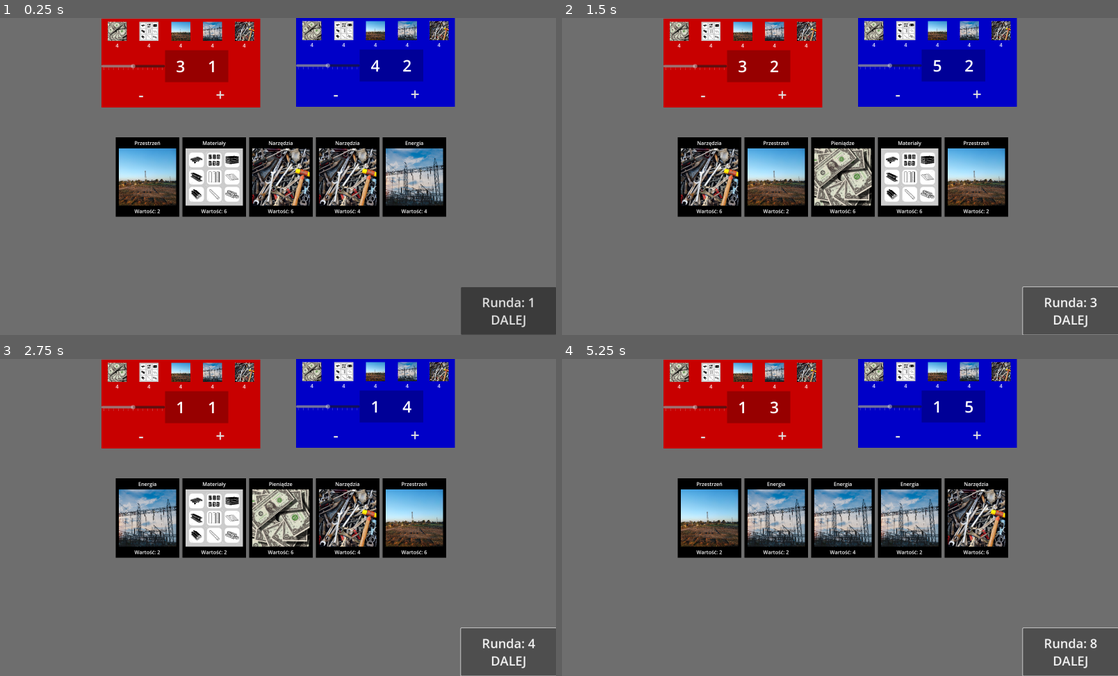
Above: before the commit, frames 1-4 (two rows, left to right).
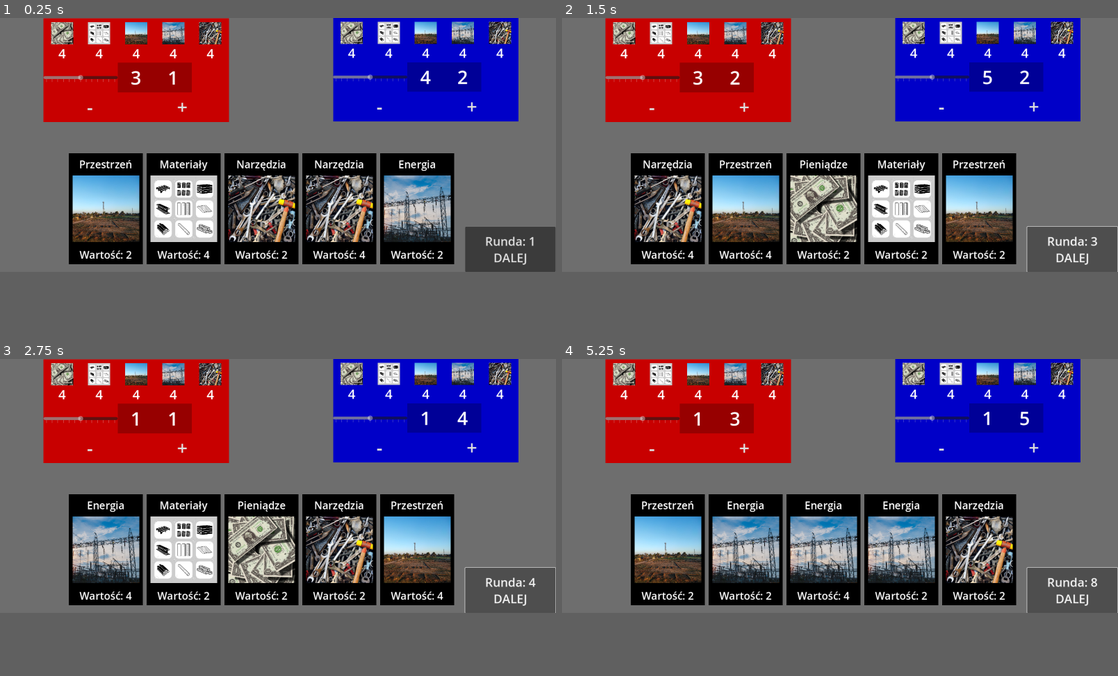
Above: after the commit, the same moments.

Repository: KonradKamilChwalowski/philanthropy-0.2
Game: Godot game, scene res://main_scenes/game_session_scene.tscn
Same seed, same stepped clock (60 frames per second), same inputs: the game is played once before the commit and once after it.
Inputs:
- Up to frame 1 (0.25 s): no input
- Up to frame 2 (1.5 s): click "Runda: 1 DALEJ" at 0.5 s; click "Runda: 2 DALEJ" at 1.25 s
- Up to frame 3 (2.75 s): click "Runda: 3 DALEJ" at 2 s
- Up to frame 4 (5.25 s): click "Runda: 4 DALEJ" at 2.75 s; click "Runda: 5 DALEJ" at 3.5 s; click "Runda: 6 DALEJ" at 4.25 s; click "Runda: 7 DALEJ" at 5 s
In our replay, the window is 800x457 before the commit and 800x366 after it. These sizes can differ from the game's own. Grey fills any space a smaller window leaves; there, only what the larger window draws over its background counts as a difference.

The runs differ from the first frame. In frame 1, 49% of the frame differs, in the area x 7-100%, y 0-100%; in frame 2, 49%; in frame 3, 49%; in frame 4, 49%.

Commit message:
make bigger

Diff:
--- a/cards_and_dices/dice.tscn
+++ b/cards_and_dices/dice.tscn
@@ -3,23 +3,23 @@
 [ext_resource type="Script" uid="uid://dsfbmhxke2b32" path="res://cards_and_dices/dice.gd" id="1_7k3rc"]
 
 [node name="Dice" type="Control"]
-custom_minimum_size = Vector2(100, 100)
+custom_minimum_size = Vector2(100, 80)
 layout_mode = 3
 anchors_preset = 0
 script = ExtResource("1_7k3rc")
 
 [node name="ColorRect" type="ColorRect" parent="."]
-custom_minimum_size = Vector2(100, 100)
+custom_minimum_size = Vector2(100, 80)
 layout_mode = 0
 offset_right = 80.0
 offset_bottom = 80.0
 color = Color(0, 0, 0, 0.24705882)
 
 [node name="Label" type="Label" parent="."]
-custom_minimum_size = Vector2(100, 100)
+custom_minimum_size = Vector2(100, 80)
 layout_mode = 0
 offset_right = 100.0
-offset_bottom = 100.0
+offset_bottom = 80.0
 theme_override_font_sizes/font_size = 50
 text = "5"
 horizontal_alignment = 1
--- a/cards_and_dices/resource_card.gd
+++ b/cards_and_dices/resource_card.gd
@@ -14,22 +14,22 @@
 	match resource_type:
 		"Money":
 			card_picture.texture = load(card_picture_folder_path.path_join("money.png"))
-			random_value = 2*int(randi() % 3 + 3)
+			random_value = 2*int(randi() % 3) + 2
 			name_label.text = names_array[0]
 		"Materials":
 			card_picture.texture = load(card_picture_folder_path.path_join("materials.png"))
-			random_value = 2*int(randi() % 3) + 2
+			random_value = 2*int(randi() % 2) + 2
 			name_label.text = names_array[1]
 		"Space":
 			card_picture.texture = load(card_picture_folder_path.path_join("space.png"))
-			random_value = 2*int(randi() % 3) + 2
+			random_value = 2*int(randi() % 2) + 2
 			name_label.text = names_array[2]
 		"Energy":
 			card_picture.texture = load(card_picture_folder_path.path_join("energy.png"))
-			random_value = 2*int(randi() % 3) + 2
+			random_value = 2*int(randi() % 2) + 2
 			name_label.text = names_array[3]
 		"Tools":
 			card_picture.texture = load(card_picture_folder_path.path_join("tools.png"))
-			random_value = 2*int(randi() % 3) + 2
+			random_value = 2*int(randi() % 2) + 2
 			name_label.text = names_array[4]
 	value_label.text = "Wartość: " + str(random_value)
--- a/cards_and_dices/resource_card.tscn
+++ b/cards_and_dices/resource_card.tscn
@@ -10,18 +10,19 @@
 script = ExtResource("1_j8mbh")
 
 [node name="ColorRect" type="ColorRect" parent="."]
-custom_minimum_size = Vector2(200, 250)
+custom_minimum_size = Vector2(200, 300)
 layout_mode = 0
 offset_right = 40.0
 offset_bottom = 40.0
 color = Color(0, 0, 0, 1)
 
 [node name="NameLabel" type="Label" parent="."]
-custom_minimum_size = Vector2(200, 25)
+custom_minimum_size = Vector2(200, 50)
 layout_mode = 0
 offset_top = 5.0
 offset_right = 200.0
 offset_bottom = 30.0
+theme_override_font_sizes/font_size = 28
 text = "NAME_LABEL"
 horizontal_alignment = 1
 vertical_alignment = 1
@@ -30,17 +31,18 @@
 custom_minimum_size = Vector2(180, 180)
 layout_mode = 0
 offset_left = 10.0
-offset_top = 35.0
+offset_top = 60.0
 offset_right = 190.0
-offset_bottom = 215.0
+offset_bottom = 240.0
 texture = ExtResource("2_g5j5k")
 
 [node name="ValueLabel" type="Label" parent="."]
-custom_minimum_size = Vector2(200, 25)
+custom_minimum_size = Vector2(200, 50)
 layout_mode = 0
-offset_top = 220.0
+offset_top = 250.0
 offset_right = 200.0
-offset_bottom = 245.0
+offset_bottom = 300.0
+theme_override_font_sizes/font_size = 28
 text = "VALUE_LABEL"
 horizontal_alignment = 1
 vertical_alignment = 1
--- a/main_scenes/game_session_scene.tscn
+++ b/main_scenes/game_session_scene.tscn
@@ -8,27 +8,27 @@
 script = ExtResource("1_buhs2")
 
 [node name="ColorRect" type="ColorRect" parent="."]
-custom_minimum_size = Vector2(2100, 1200)
+custom_minimum_size = Vector2(2400, 1100)
 color = Color(0.43134022, 0.43134025, 0.43134025, 1)
 
 [node name="NewRoundButton" type="Button" parent="."]
 custom_minimum_size = Vector2(300, 150)
-offset_left = 1741.0
-offset_top = 1019.0
-offset_right = 2041.0
-offset_bottom = 1169.0
-scale = Vector2(1.2, 1.2)
+offset_left = 2008.0001
+offset_top = 905.0
+offset_right = 2308.0
+offset_bottom = 1055.0
+scale = Vector2(1.3, 1.3)
 theme_override_font_sizes/font_size = 40
 text = "Runda: X
 DALEJ"
 
 [node name="CardsContainer" type="HBoxContainer" parent="."]
 custom_minimum_size = Vector2(1040, 250)
-offset_left = 437.0
-offset_top = 452.0
-offset_right = 1477.0
-offset_bottom = 702.0
-scale = Vector2(1.2, 1.2)
+offset_left = 297.0
+offset_top = 587.0
+offset_right = 1337.0
+offset_bottom = 837.0
+scale = Vector2(1.6, 1.6)
 theme_override_constants/separation = 10
 
 [node name="ResourceCard0" parent="CardsContainer" instance=ExtResource("1_6fyyn")]
@@ -51,57 +51,58 @@
 anchors_preset = 0
 offset_right = 40.0
 offset_bottom = 40.0
-scale = Vector2(1.2, 1.2)
 
 [node name="PlayerInterface0" parent="PlayerInterfaces" instance=ExtResource("2_cu6fm")]
 layout_mode = 1
-offset_left = 319.16666
-offset_top = 1.6666666
-offset_right = 779.1666
-offset_bottom = 161.66667
+offset_left = 188.0
+offset_top = 1.9999999
+offset_right = 648.0
+offset_bottom = 162.0
+scale = Vector2(1.6, 1.6)
 player_color = Color(0.78431374, 0, 0, 1)
 
 [node name="PlayerInterface1" parent="PlayerInterfaces" instance=ExtResource("2_cu6fm")]
 layout_mode = 1
-offset_left = 931.66656
-offset_right = 1391.6665
+offset_left = 1438.0
+offset_right = 1898.0
 offset_bottom = 160.0
+scale = Vector2(1.6, 1.6)
 player_color = Color(0, 0, 0.78431374, 1)
 
 [node name="PlayerInterface2" parent="PlayerInterfaces" instance=ExtResource("2_cu6fm")]
 visible = false
 layout_mode = 1
-offset_left = 1750.0
-offset_top = 219.16666
-offset_right = 2210.0
-offset_bottom = 379.16666
+offset_left = 1795.0
+offset_top = 166.0
+offset_right = 2255.0
+offset_bottom = 326.0
 rotation = 1.5707964
 
 [node name="PlayerInterface3" parent="PlayerInterfaces" instance=ExtResource("2_cu6fm")]
 visible = false
 layout_mode = 1
-offset_left = 1418.3334
-offset_top = 998.3331
-offset_right = 1878.3334
-offset_bottom = 1158.3331
+offset_left = 1477.0
+offset_top = 898.0
+offset_right = 1937.0
+offset_bottom = 1058.0
 rotation = 3.1415927
 
 [node name="PlayerInterface4" parent="PlayerInterfaces" instance=ExtResource("2_cu6fm")]
 visible = false
 layout_mode = 1
-offset_left = 837.49994
-offset_top = 999.1666
-offset_right = 1297.5
-offset_bottom = 1159.1666
+offset_left = 859.0
+offset_top = 901.0
+offset_right = 1319.0
+offset_bottom = 1061.0
 rotation = 3.1415927
 
 [node name="PlayerInterface5" parent="PlayerInterfaces" instance=ExtResource("2_cu6fm")]
 visible = false
 layout_mode = 1
-offset_left = 0.833333
-offset_top = 743.3333
-offset_right = 460.83334
-offset_bottom = 903.3333
+offset_left = 3.0
+offset_top = 649.0
+offset_right = 463.0
+offset_bottom = 809.0
 rotation = 4.712389
 
 [connection signal="pressed" from="NewRoundButton" to="." method="_on_new_round_button_pressed"]
--- a/project.godot
+++ b/project.godot
@@ -22,8 +22,8 @@
 
 [display]
 
-window/size/viewport_width=2100
-window/size/viewport_height=1200
+window/size/viewport_width=2400
+window/size/viewport_height=1100
 
 [rendering]
 
--- a/ui_elements/player_interface.tscn
+++ b/ui_elements/player_interface.tscn
@@ -30,8 +30,8 @@
 [node name="ResourcesContainer" type="HBoxContainer" parent="."]
 custom_minimum_size = Vector2(500, 100)
 layout_mode = 0
-offset_right = 40.0
-offset_bottom = 40.0
+offset_right = 500.0
+offset_bottom = 120.0
 theme_override_constants/separation = 0
 
 [node name="MoneyButton" type="Button" parent="ResourcesContainer"]
@@ -51,11 +51,12 @@
 expand_mode = 3
 
 [node name="Label" type="Label" parent="ResourcesContainer/MoneyButton"]
-custom_minimum_size = Vector2(100, 30)
-layout_mode = 0
-offset_top = 70.0
-offset_right = 100.0
-offset_bottom = 100.0
+custom_minimum_size = Vector2(100, 50)
+layout_mode = 0
+offset_top = 70.0
+offset_right = 100.0
+offset_bottom = 100.0
+theme_override_font_sizes/font_size = 35
 text = "4"
 horizontal_alignment = 1
 vertical_alignment = 1
@@ -77,11 +78,12 @@
 expand_mode = 3
 
 [node name="Label" type="Label" parent="ResourcesContainer/MaterialsButton"]
-custom_minimum_size = Vector2(100, 30)
-layout_mode = 0
-offset_top = 70.0
-offset_right = 100.0
-offset_bottom = 100.0
+custom_minimum_size = Vector2(100, 50)
+layout_mode = 0
+offset_top = 70.0
+offset_right = 100.0
+offset_bottom = 100.0
+theme_override_font_sizes/font_size = 35
 text = "4"
 horizontal_alignment = 1
 vertical_alignment = 1
@@ -103,11 +105,12 @@
 expand_mode = 3
 
 [node name="Label" type="Label" parent="ResourcesContainer/SpaceButton"]
-custom_minimum_size = Vector2(100, 30)
-layout_mode = 0
-offset_top = 70.0
-offset_right = 100.0
-offset_bottom = 100.0
+custom_minimum_size = Vector2(100, 50)
+layout_mode = 0
+offset_top = 70.0
+offset_right = 100.0
+offset_bottom = 100.0
+theme_override_font_sizes/font_size = 35
 text = "4"
 horizontal_alignment = 1
 vertical_alignment = 1
@@ -129,11 +132,12 @@
 expand_mode = 3
 
 [node name="Label" type="Label" parent="ResourcesContainer/EnergyButton"]
-custom_minimum_size = Vector2(100, 30)
-layout_mode = 0
-offset_top = 70.0
-offset_right = 100.0
-offset_bottom = 100.0
+custom_minimum_size = Vector2(100, 50)
+layout_mode = 0
+offset_top = 70.0
+offset_right = 100.0
+offset_bottom = 100.0
+theme_override_font_sizes/font_size = 35
 text = "4"
 horizontal_alignment = 1
 vertical_alignment = 1
@@ -155,25 +159,26 @@
 expand_mode = 3
 
 [node name="Label" type="Label" parent="ResourcesContainer/ToolsButton"]
-custom_minimum_size = Vector2(100, 30)
-layout_mode = 0
-offset_top = 70.0
-offset_right = 100.0
-offset_bottom = 100.0
+custom_minimum_size = Vector2(100, 50)
+layout_mode = 0
+offset_top = 70.0
+offset_right = 100.0
+offset_bottom = 100.0
+theme_override_font_sizes/font_size = 35
 text = "4"
 horizontal_alignment = 1
 vertical_alignment = 1
 
 [node name="SliderDicesContainer" type="HBoxContainer" parent="."]
-custom_minimum_size = Vector2(500, 100)
-layout_mode = 0
-offset_top = 100.0
-offset_right = 300.0
+custom_minimum_size = Vector2(500, 80)
+layout_mode = 0
+offset_top = 120.0
+offset_right = 500.0
 offset_bottom = 200.0
 theme_override_constants/separation = 0
 
 [node name="HSlider" type="HSlider" parent="SliderDicesContainer"]
-custom_minimum_size = Vector2(200, 100)
+custom_minimum_size = Vector2(200, 80)
 layout_mode = 2
 min_value = -6.0
 max_value = 6.0
@@ -194,20 +199,20 @@
 layout_mode = 2
 
 [node name="SliderDicesContainer2" type="HBoxContainer" parent="."]
-custom_minimum_size = Vector2(500, 100)
-layout_mode = 0
-offset_top = 100.0
-offset_right = 300.0
+custom_minimum_size = Vector2(500, 80)
+layout_mode = 0
+offset_top = 120.0
+offset_right = 500.0
 offset_bottom = 200.0
 theme_override_constants/separation = 0
 
 [node name="SliderButton" type="Button" parent="SliderDicesContainer2"]
-custom_minimum_size = Vector2(200, 100)
+custom_minimum_size = Vector2(200, 80)
 layout_mode = 2
 flat = true
 
 [node name="DiceButton" type="Button" parent="SliderDicesContainer2"]
-custom_minimum_size = Vector2(300, 100)
+custom_minimum_size = Vector2(300, 80)
 layout_mode = 2
 flat = true
 
Not shown, removed: docs/index.apple-touch-icon.png.import
Not shown, removed: docs/index.icon.png.import
Not shown, removed: docs/index.png.import
Not shown, changed: docs/index.html
Not shown, changed: docs/index.pck
